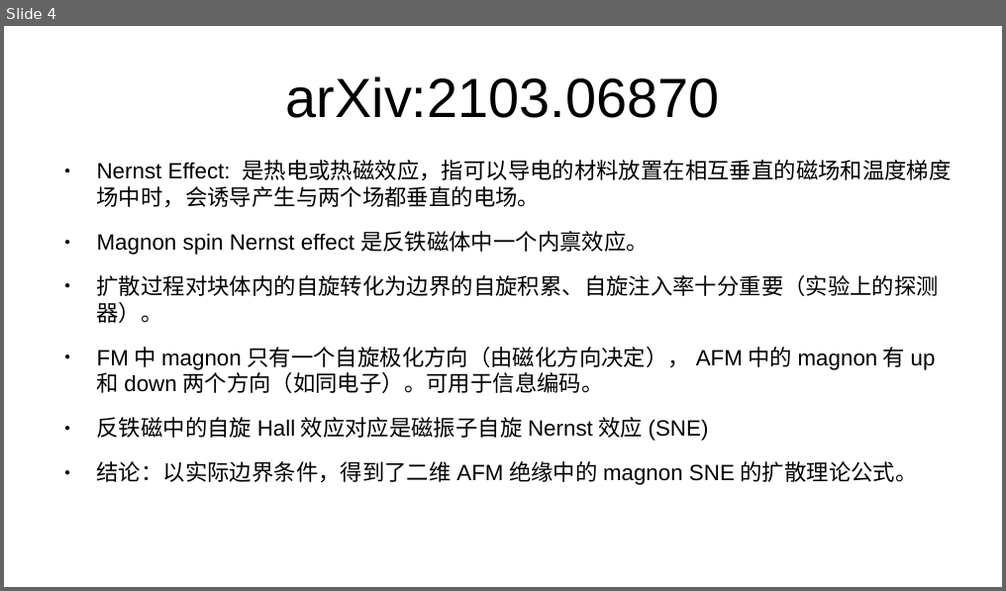
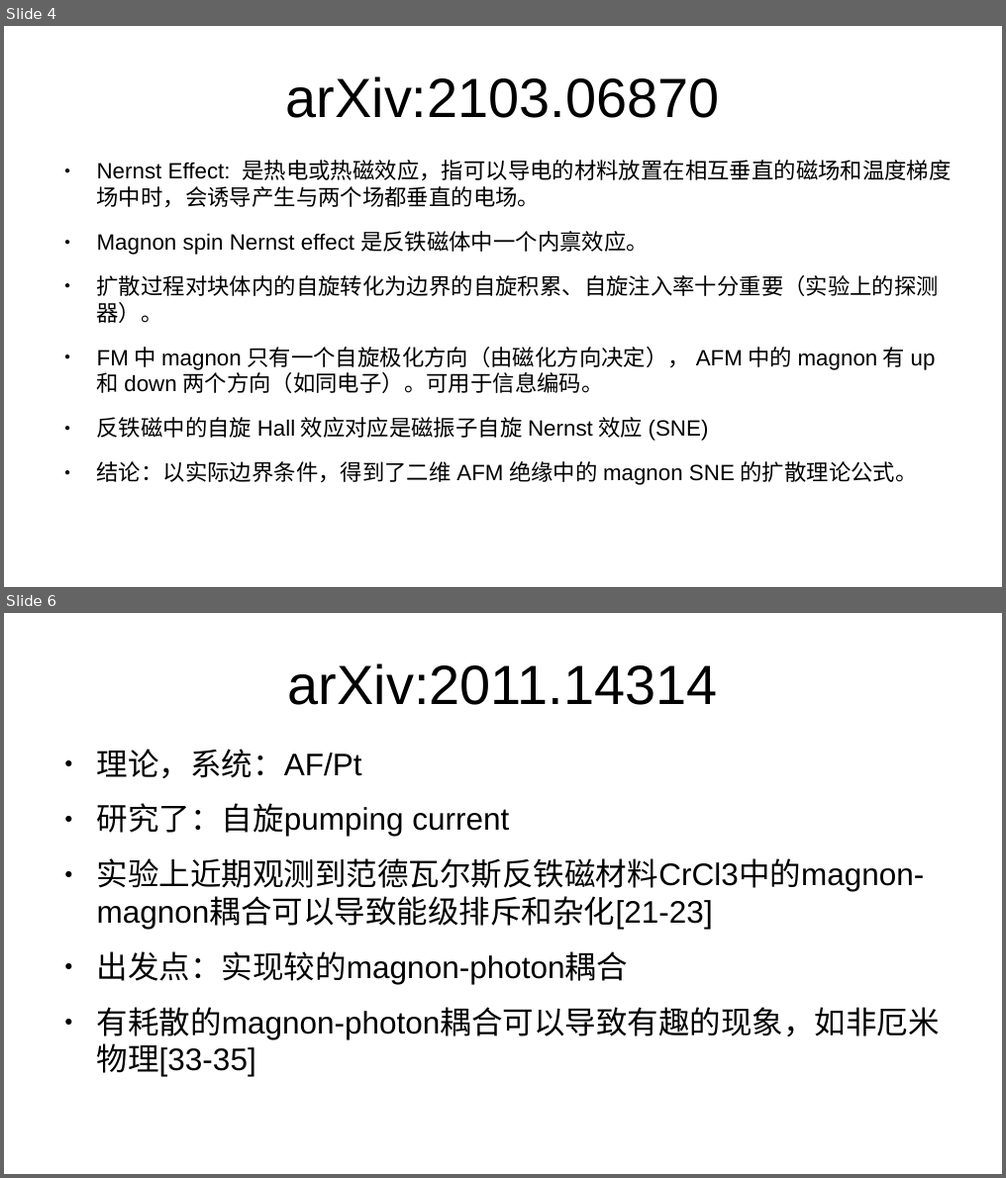
Before and after one commit to GoldenRaven/reference_reading, a slide deck: magnon.odp. Shown one above the other, each under a label of ours: slide 4 before the commit, slides 4 and 6 after it; the slides between them are not shown. The pictures are 1006x591 and 1006x1178 pixels, drawn with LibreOffice and Linux fonts; fonts in the diff are those of the drawing. Boxes give left, top, right and bottom in pixels: in the first picture for what was removed or moved away, otherwise in the second. Text is boxed around its words. In the diff, an @@ line names an element or a change of style, - is before the commit and + after.

```diff
--- a/magnon.odp
+++ b/magnon.odp
@@ slide 6 added at [4,613,1002,1174], background #FFFFFF @@
@@ title added at [288,663,718,705], 44 pt, text #000000 @@
+arXiv:2011.14314
@@ text added at [97,749,940,1077], 24.8 pt, text #000000 @@
+● 理论，系统：AF/Pt
+● 研究了：自旋pumping current
+● 实验上近期观测到范德瓦尔斯反铁磁材料CrCl3中的magnon-magnon耦合可以导致能级排斥和杂化[21-23]
+● 出发点：实现较的magnon-photon耦合
+● 有耗散的magnon-photon耦合可以导致有趣的现象，如非厄米物理[33-35]
```
Also in this commit, not shown: 1 other slide added, 1 slide removed.
